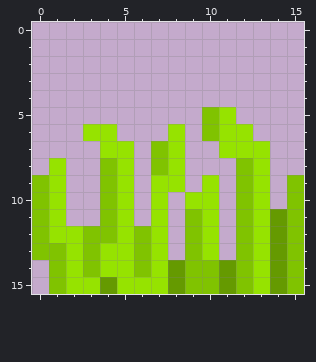
Two states of a pixel-art sprite, public_html/images/parts/grass.png. That is the earlier state.
The file is 32x32 pixels, drawn in blocks of 2x2; one block is one cell here.
After:
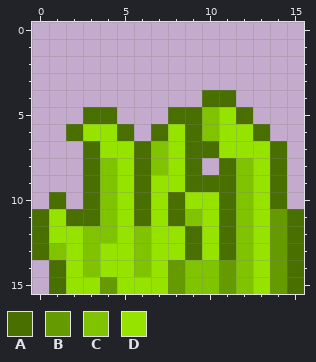
Palette (. is transparent): A #496f00  B #659a00  C #80c300  D #96e300
Edits made:
@@ x 0..15 @@
  3 ................
- 4 ................
- 5 ..........CD....
- 6 ...DD...D.CDD...
- 7 ....DD.CD..DDD..
- 8 .D..CD.CD...CD..
- 9 CD..CD.DD.D.CD.C
-10 CD..CD.D.DD.CD.C
-11 CD..CD.D.CD.CDBC
-12 CDDCCDCD.CD.CDBC
-13 CCDCDDCD.CD.CDBC
-14 .CDCDDCDBCCBCDBC
-15 .CDDBDDDBCCBCDBC
+ 4 ..........AA....
+ 5 ...AA...AACDA...
+ 6 ..ADDA.ADACDDA..
+ 7 ...ADDACDAADDDA.
+ 8 ...ACDACDA.ACDA.
+ 9 ...ACDADDAAACDA.
+10 .A.ACDADADDACDA.
+11 ADAACDADACDACDBA
+12 ADDCCDCDDADACDBA
+13 ACDCDDCDDADACDBA
+14 .ADCDDCDBCCBCDBA
+15 .ADDBDDDBCCBCDBA
Boxes around the changes in both pictures, in picture pixels (x1, y1, x2, y2):
changed: (32, 90, 304, 294)
